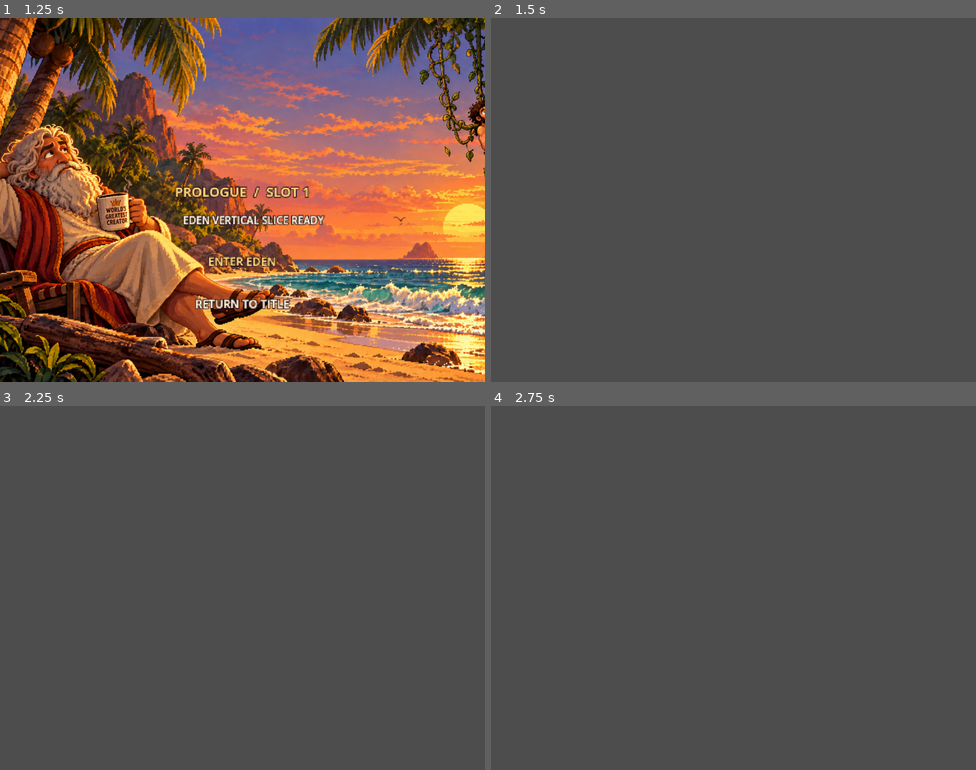
Above: before the commit, frames 1-4 (two rows, left to right).
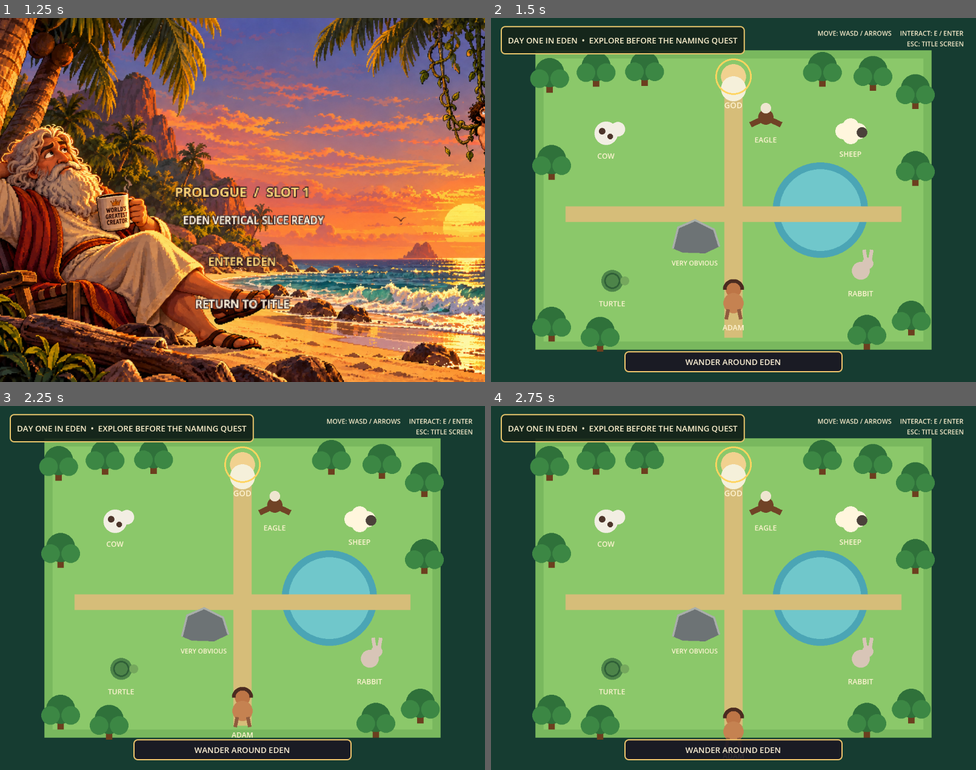
Above: after the commit, the same moments.

Repository: badmrfrosty313/the-bible-sort-of
Game: Godot game, scene res://scenes/title/title_screen.tscn
Two runs of this game, one before a commit and one after it. Both use one fixed random seed, a clock stepped at 60 frames per second and the inputs below.
Inputs (mouse positions are in pixels of both pictures, inside the frame that each line leads up to):
- Up to frame 1 (1.25 s): tap Enter at 0.5 s; move the mouse to (349, 181) at 0.52 s; hold D from 0.53 s (still down); tap E at 0.6 s; tap Space at 0.77 s
- Up to frame 2 (1.5 s): release D at 1.25 s; click "ENTER EDEN" at 1.25 s
- Up to frame 3 (2.25 s): tap Space at 2 s; move the mouse to (145, 606) at 2.02 s; hold S from 2.03 s (still down); tap Enter at 2.1 s
- Up to frame 4 (2.75 s): keep holding S; tap Space at 2.27 s

Frame 1 is identical in both runs. In frame 2, 100% of the frame differs, in the area x 0-100%, y 0-100%; in frame 3, 100%; in frame 4, 100%.
Error before the commit: Parse Error: Cannot infer the type of "topic" variable because the value doesn't have a set type. (res://scenes/episodes/eden/eden.gd:352)

Commit message:
Fix Eden GDScript Variant type inference for CI

Diff:
--- a/scenes/episodes/eden/eden.gd
+++ b/scenes/episodes/eden/eden.gd
@@ -349,7 +349,7 @@
 	for i in range(rock_topics.size()):
 		if i < rock_topics_seen:
 			continue
-		var topic := rock_topics[i]
+		var topic: String = str(rock_topics[i])
 		_choice("EXPLAIN " + topic, _rock_topic.bind(i))
 		if i >= rock_topics_seen + 2:
 			break
@@ -360,7 +360,7 @@
 		_show_dialogue("GOD", "\"That's a rock, Adam.\"")
 		_choice("SMILE AND NOD", _close_dialogue)
 		return
-	var topic := rock_topics[index].to_lower()
+	var topic: String = str(rock_topics[index]).to_lower()
 	_show_dialogue("ADAM → ROCK", "Adam explains " + topic + " with the absolute confidence of a man who has existed for less than a day.")
 	_choice("KEEP TALKING TO THE ROCK", _open_rock)
 	_choice("MAYBE LATER", _close_dialogue)
@@ -393,9 +393,9 @@
 	if naming_index >= naming_order.size():
 		_finish_naming()
 		return
-	var id_value := naming_order[naming_index]
-	var animal := _animal_by_id(id_value)
-	var options := _name_options(id_value)
+	var id_value: String = str(naming_order[naming_index])
+	var animal: Dictionary = _animal_by_id(id_value)
+	var options: Array = _name_options(id_value)
 	_show_dialogue("NAME THE " + animal["kind"], "Pick the name Adam believes is obviously correct.")
 	for option in options:
 		_choice(option, _select_name.bind(id_value, option))
